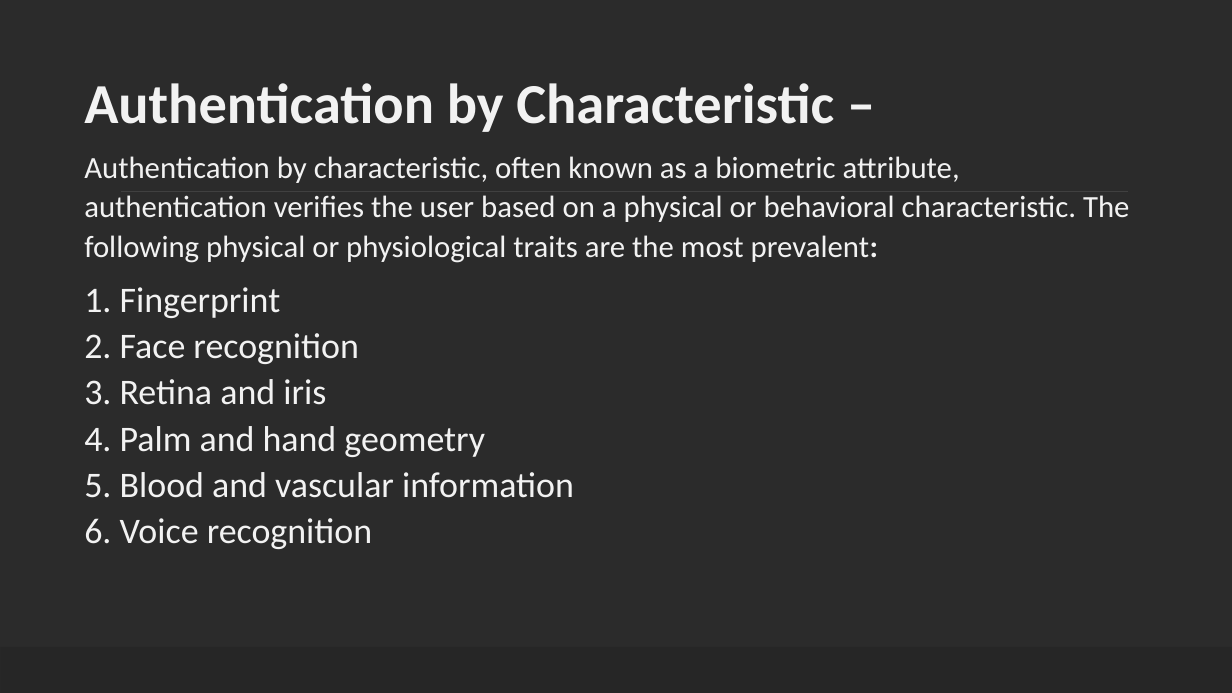
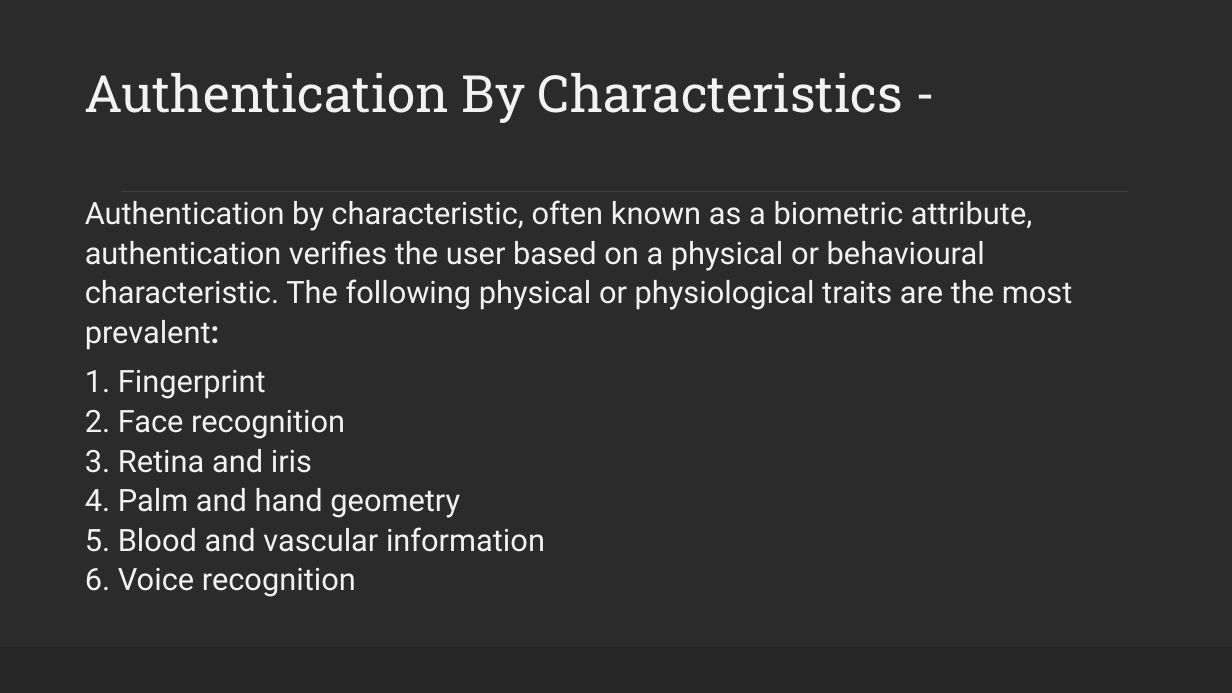
Before and after one commit to ronnie-1947/access-control-ppt, a slide deck: slide 10 of Access Control.pptx. Drawn at 1232x693 pixels with LibreOffice and Linux fonts; fonts in the diff are those of the drawing; background and template pictures are left out; a plain dark background stands for a picture behind light text. Boxes give left, top, right and bottom in pixels: in the first picture for what was removed or moved away, otherwise in the second. Text is boxed around its words. In the diff, an @@ line names an element or a change of style, - is before the commit and + after.

Commit message:
Optimized fonts and images

```diff
--- a/Access Control.pptx
+++ b/Access Control.pptx
@@ text added at <box>85,73,903,123</box>, 40 pt, text #F2F2F2 @@
+Authentication By Characteristics -
@@ text "Authentication by characteristic, often known ...": place and size @@
-text "Authentication by characteristic, often known ..." at <box>84,83,1129,549</box>
+text "Authentication by characteristic, often known ..." at <box>85,200,1073,597</box>
@@ text at <box>85,200,1073,350</box>: text changed; font Calibri to Roboto @@
-Authentication by Characteristic –
-Authentication by characteristic, often known as a biometric attribute, authentication verifies the user based on a physical or behavioral characteristic. The following physical or physiological traits are the most prevalent:
+Authentication by characteristic, often known as a biometric attribute, authentication verifies the user based on a physical or behavioural characteristic. The following physical or physiological traits are the most prevalent:
@@ text at <box>85,370,545,597</box>: size 28 to 24 pt, font Calibri to Roboto in "1. Fingerprint", "2. Face recognition", "3. Retina and iris", "4. Palm and hand geometry" and 2 more places @@
```
Also in this commit, not shown: 10 other slides changed.
